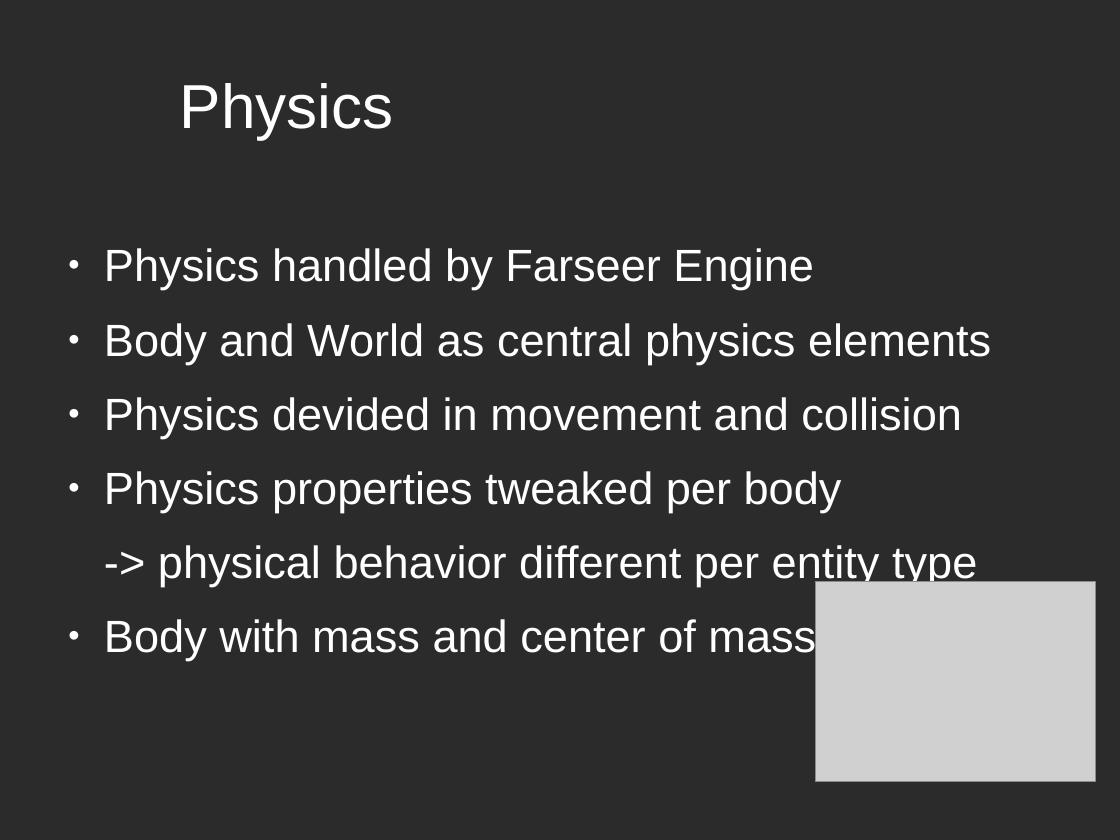
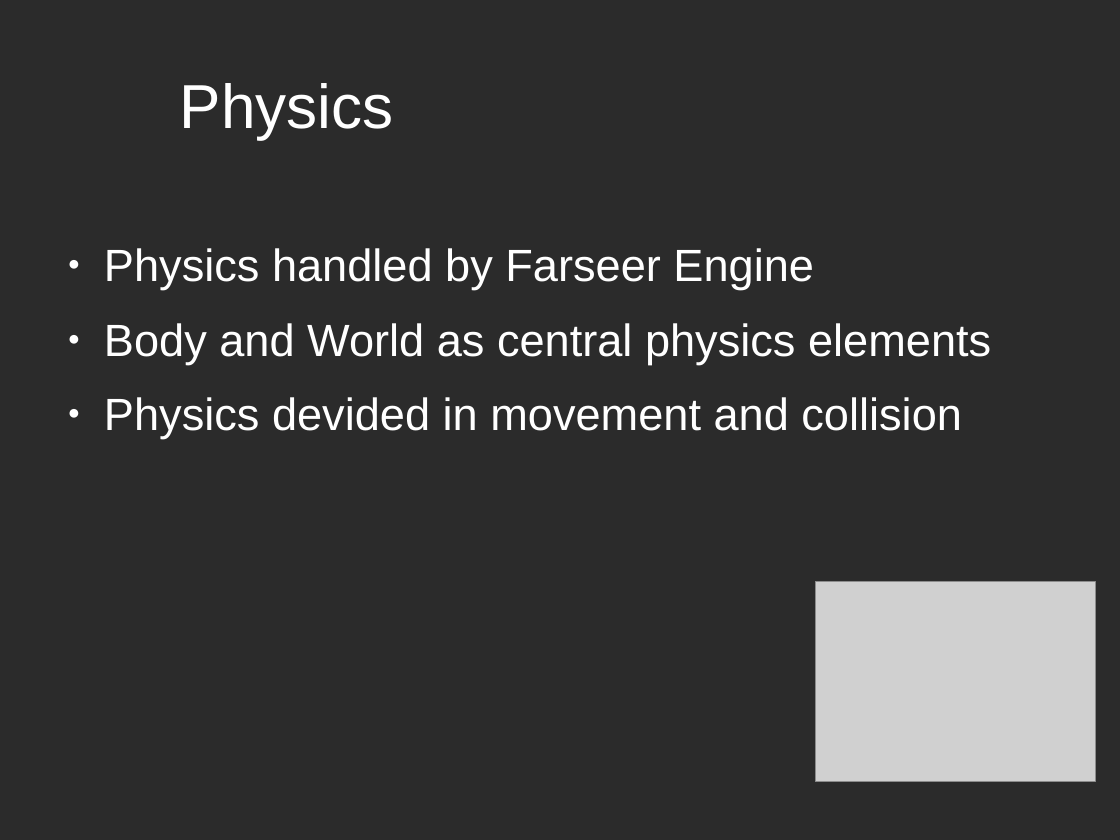
Before and after one commit to szyuGH/StarrockGame, a slide deck: slide 3 of Docs/PresentationPrototype/_PrototypePresentation.odp. Drawn at 1120x840 pixels with LibreOffice and Linux fonts; fonts in the diff are those of the drawing; grey boxes stand for pictures; background and template pictures are left out; a plain dark background stands for a picture behind light text. Boxes give left, top, right and bottom in pixels: in the first picture for what was removed or moved away, otherwise in the second. Text is boxed around its words. In the diff, an @@ line names an element or a change of style, - is before the commit and + after.

```diff
--- a/Docs/PresentationPrototype/_PrototypePresentation.odp
+++ b/Docs/PresentationPrototype/_PrototypePresentation.odp
@@ text at (104, 471, 977, 661): paragraphs removed @@
-● Physics properties tweaked per body
--> physical behavior different per entity type
-● Body with mass and center of mass
```
Also in this commit, not shown: 2 other slides changed, 19 other files.
